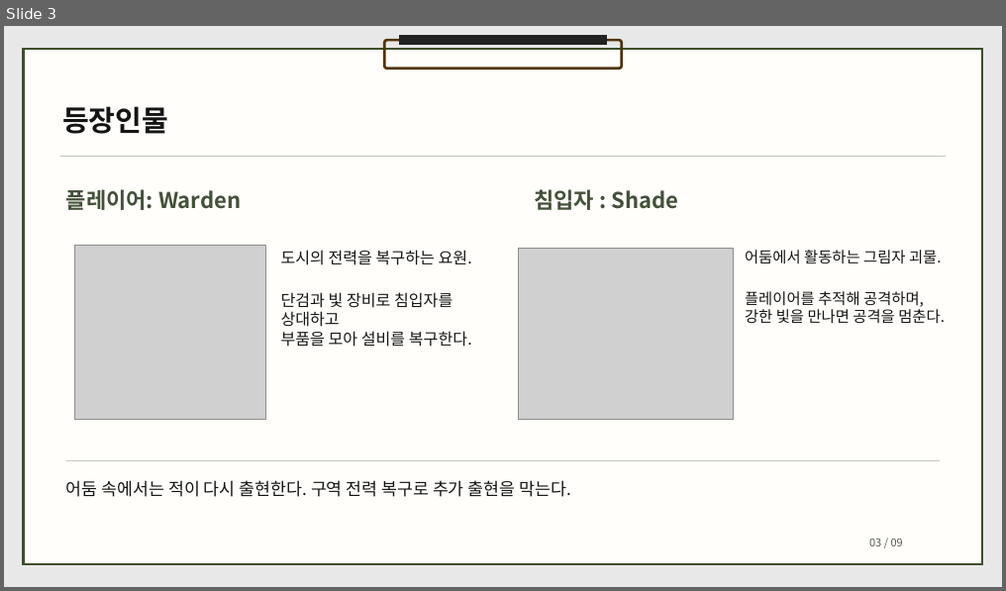
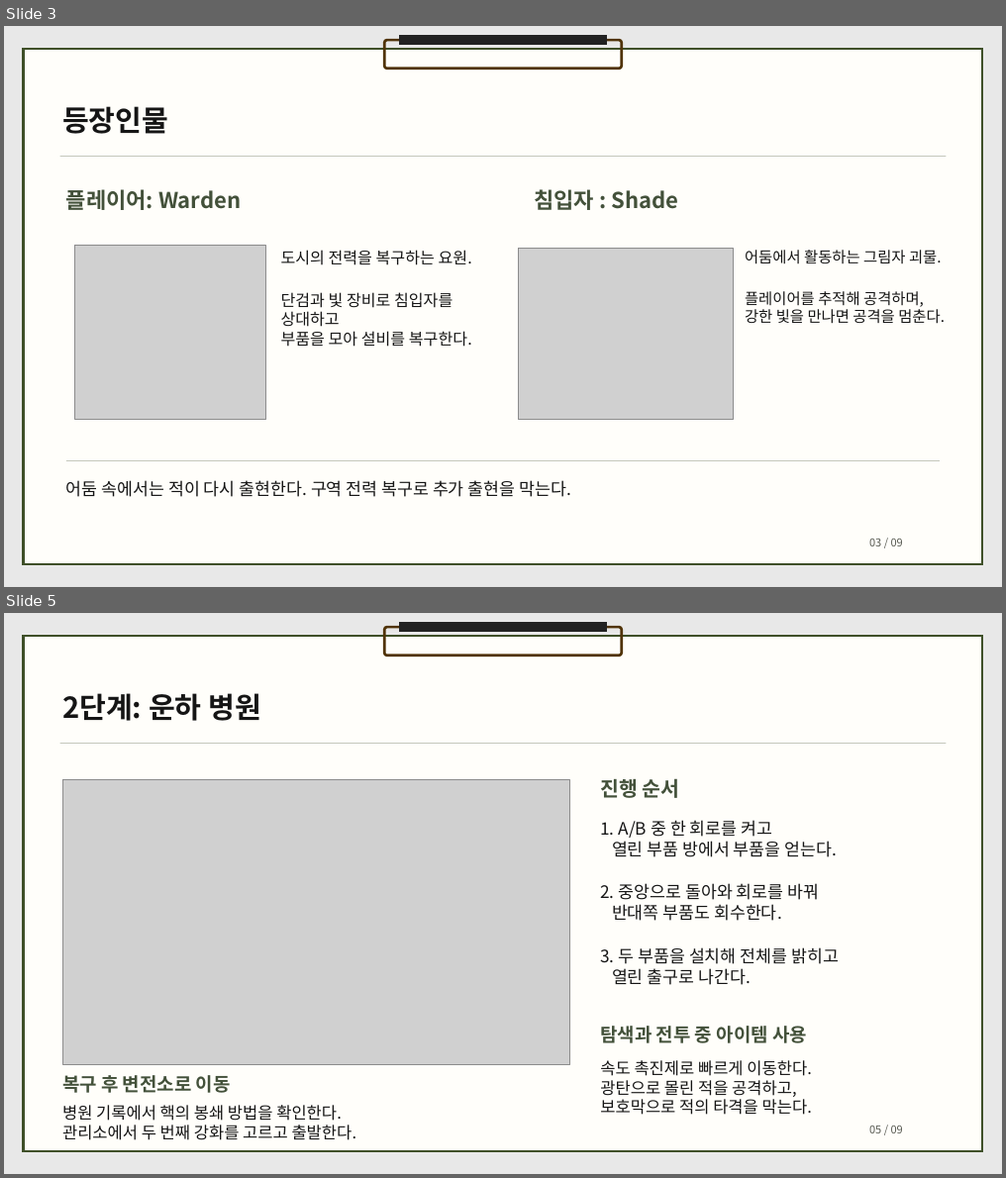
Before and after one commit to dbguswh/2Dgame_project, a slide deck: docs/2D게임프로그래밍 1차발표.pptx. Shown one above the other, each under a label of ours: slide 3 before the commit, slides 3 and 5 after it; the slides between them are not shown. The pictures are 1006x591 and 1006x1178 pixels, drawn with LibreOffice and Linux fonts; fonts in the diff are those of the drawing; grey boxes stand for pictures. Boxes give left, top, right and bottom in pixels: in the first picture for what was removed or moved away, otherwise in the second. Text is boxed around its words. In the diff, an @@ line names an element or a change of style, - is before the commit and + after.

```diff
--- a/docs/2D게임프로그래밍 1차발표.pptx
+++ b/docs/2D게임프로그래밍 1차발표.pptx
@@ slide 5 added at [4, 613, 1002, 1174], background #E8E8E8 @@
@@ freeform shape added at [24, 636, 982, 1151], fill #FFFEFA, outline #3E4F28 3 pt @@
@@ freeform shape added at [384, 627, 621, 656], outline #503308 3.75 pt @@
@@ freeform shape added at [399, 622, 607, 632], fill #222222 @@
@@ text added at [62, 693, 261, 721], 41.6 pt, text #151515, bold @@
+2단계: 운하 병원
@@ rectangle added at [59, 743, 945, 744], fill #A5AA9B @@
@@ picture added at [62, 779, 569, 1064] @@
@@ text added at [600, 778, 680, 798], 29.2 pt, text #43513A, bold @@
+진행 순서
@@ text added at [600, 820, 838, 858], 24.8 pt, text #151515 @@
+1. A/B 중 한 회로를 켜고
+열린 부품 방에서 부품을 얻는다.
@@ text added at [600, 883, 819, 921], 24.8 pt, text #151515 @@
+2. 중앙으로 돌아와 회로를 바꿔
+반대쪽 부품도 회수한다.
@@ text added at [600, 948, 839, 985], 24.8 pt, text #151515 @@
+3. 두 부품을 설치해 전체를 밝히고
+열린 출구로 나간다.
@@ text added at [600, 1026, 807, 1044], 27 pt, text #43513A, bold @@
+탐색과 전투 중 아이템 사용
@@ text added at [62, 1075, 231, 1093], 27 pt, text #43513A, bold @@
+복구 후 변전소로 이동
@@ text added at [600, 1060, 812, 1115], 23.6 pt, text #151515 @@
+속도 촉진제로 빠르게 이동한다.
+광탄으로 몰린 적을 공격하고,
+보호막으로 적의 타격을 막는다.
@@ text added at [62, 1105, 357, 1141], 23.6 pt, text #151515 @@
+병원 기록에서 핵의 봉쇄 방법을 확인한다.
+관리소에서 두 번째 강화를 고르고 출발한다.
@@ text added at [869, 1126, 903, 1134], 15.8 pt, text #5A5C54 @@
+05 / 09
```
Also in this commit, not shown: 1 slide changed, 1 other slide added, 2 slides removed.
